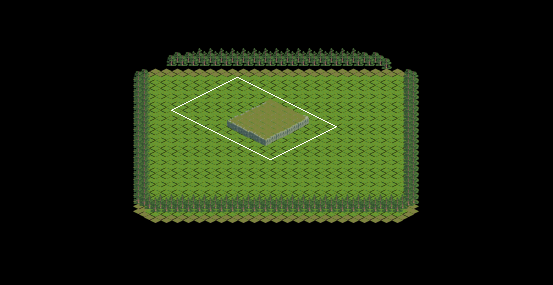
Tiled map, stored at isometric/data/map/isometric.tmx. Above, an overview of the earlier version with the close-up marked.
Close-up. Before the commit:
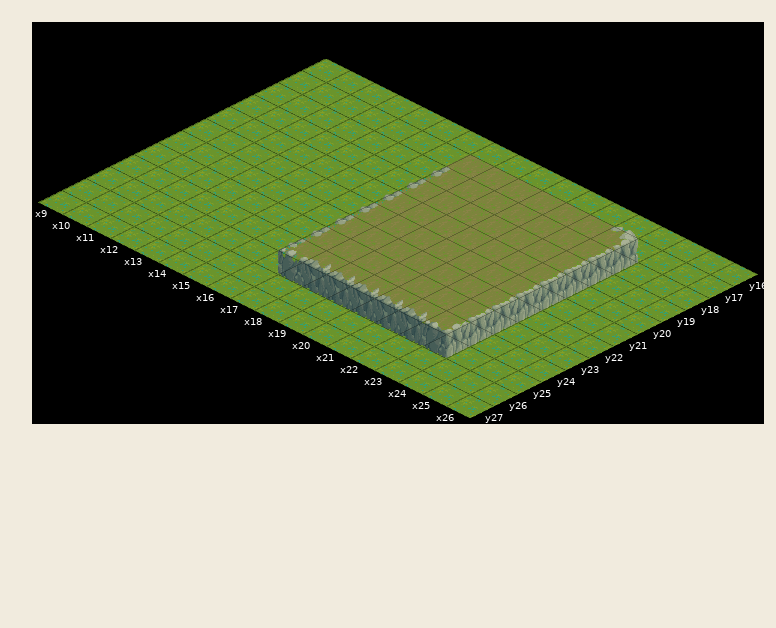
Cells are 64x32 px. Isometric: x runs down to the right, y down to the left. Shown: x 9..26, y 16..27. The commit also changed other parts of the map, which this record leaves out.
The result:
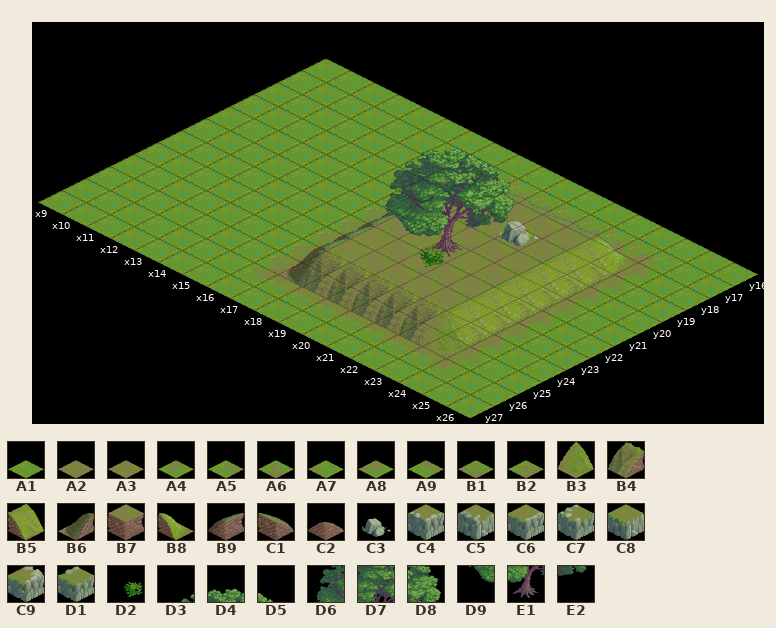
Key: from "terrain": A1 1, A2 2, A3 3, A4 14, A5 15, A6 16, A7 17, A8 20, A9 21, B1 22, B2 23, B3 30, B4 31, B5 32, B6 33, B7 34, B8 35, B9 36, C1 37, C2 38, C3 70, C4 71, C5 72, C6 73, C7 74, C8 75, C9 76, D1 77, D2 120, D3 137, D4 138, D5 139, D6 147, D7 148, D8 149, D9 157, E1 158, E2 159.
__ is an empty cell.
Tiles of an added or newly shown layer are drawn over the layers below it.
Edits made:
Layer "level 1":
y 17: x 16..24 A1 A1 A1 A1 A1 A1 A1 A1 A1 -> A6 B1 B1 B1 B1 B1 B1 B1 A7
y 18..19: x 16..24 A1 A1 A1 A1 A1 A1 A1 A1 A1 -> B2 A2 A2 A2 A2 A2 A2 A2 A8
y 20..23: x 16..24 A1 A1 A1 A1 A1 A1 A1 A1 A1 -> B2 A2 A2 A2 A2 A2 A2 A3 A8
y 24..25: x 16..24 A1 A1 A1 A1 A1 A1 A1 A1 A1 -> B2 A2 A2 A2 A2 A2 A2 A2 A8
y 26: x 16..24 A1 A1 A1 A1 A1 A1 A1 A1 A1 -> A5 A9 A9 A9 A9 A9 A9 A9 A4
Layer "level 3":
y 18: x 17..23 C8 C8 C8 C8 C8 C8 C9 -> C2 C1 C1 C1 C1 C1 B8
y 19..21: x 17..23 D1 C8 C8 C8 C8 C8 C6 -> B9 B7 B7 B7 B7 B7 B5
y 22: x 17..18 D1 C8 -> B9 B7; x 20 C8 -> B7; x 22..23 C8 C6 -> B7 B5
y 23..24: x 17 D1 -> B9; x 19..23 C8 C8 C8 C8 C6 -> B7 B7 B7 B7 B5
y 25: x 17..23 C7 C5 C5 C5 C5 C5 C4 -> B6 B4 B4 B4 B4 B4 B3
Layer "level 4" (added):
y 16: x 16 __ -> D5
y 17: x 15 __ -> D4
y 18: x 14 __ -> D3; x 18 __ -> D8
y 19: x 17 __ -> D7; x 20 __ -> C3
y 20: x 16 __ -> D6; x 20 __ -> E2
y 21: x 19 __ -> E1
y 22: x 18..19 __ __ -> D9 D2
Where, in picture pixels (left, top, right, bottom), the same in both close-ups:
changed: (230, 148, 673, 378)
